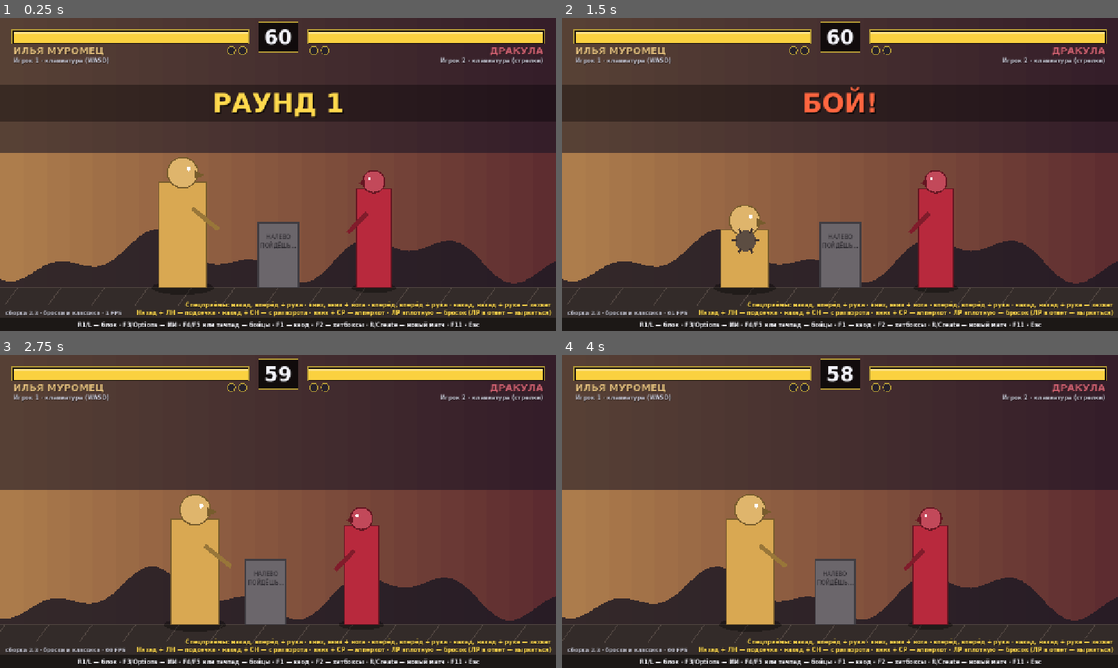
Above: before the commit, frames 1-4 (two rows, left to right).
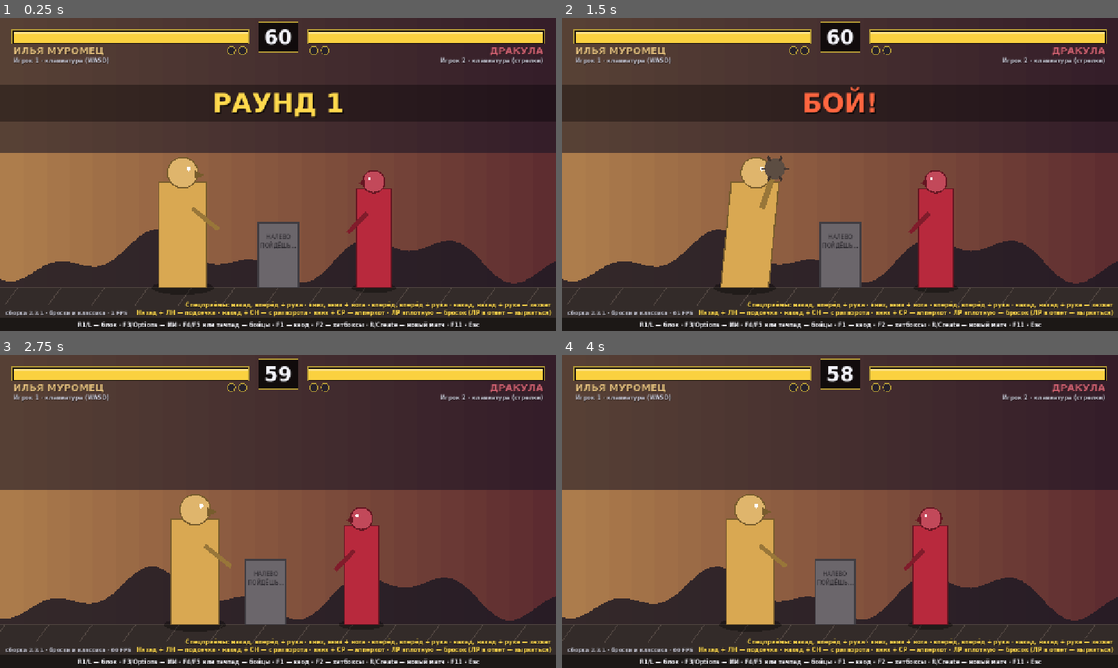
Above: after the commit, the same moments.

Repository: wrcabeludo-rgb/games
Game: Godot game, scene res://scenes/main.tscn
Two runs of this game, one before a commit and one after it. Both use one fixed random seed, a clock stepped at 60 frames per second and the inputs below.
Inputs (mouse positions are in pixels of both pictures, inside the frame that each line leads up to):
- Up to frame 1 (0.25 s): no input
- Up to frame 2 (1.5 s): tap Enter at 0.5 s; move the mouse to (962, 158) at 0.52 s; hold D 0.53-1.28 s; tap U at 0.6 s; click (962, 158) at 0.67 s; tap Space at 1.25 s; move the mouse to (728, 190) at 1.27 s; hold S from 1.28 s (still down); tap I at 1.35 s
- Up to frame 3 (2.75 s): move the mouse to (333, 442) at 2.02 s; release S at 2.03 s; hold D from 2.03 s (still down); tap J at 2.1 s
- Up to frame 4 (4 s): move the mouse to (812, 574) at 2.77 s; release D at 2.78 s; hold W 2.78-3.53 s; tap K at 2.85 s; click (812, 574) at 2.92 s; move the mouse to (1006, 558) at 3.52 s; hold A from 3.53 s (still down); tap L at 3.6 s

The runs differ from the first frame. In frame 1, 0.1% of the frame differs, in the area x 6-23%, y 93-96%; in frame 2, 2.4%, in the area x 6-41%, y 44-96%; in frame 3, 0.1%; in frame 4, 0.1%.

Commit message:
Битва легенд 2.3.1: контроллер и апперкот
- геймпад: убран обмен бойцов по L3 (случайные нажатия), при ИИ любой геймпад управляет P1
- апперкот: бьёт снизу вверх, дальше, боец распрямляется; тесты для Дракулы

Co-Authored-By: Claude Opus 5.5 <noreply@anthropic.com>
Claude-Session: https://claude.ai/code/session_01XXCj5USGvqBwGBQWYjNQyR

Diff:
--- a/bitva-legend/game/project.godot
+++ b/bitva-legend/game/project.godot
@@ -5,7 +5,7 @@
 [application]
 
 config/name="Битва легенд"
-config/version="2.3"
+config/version="2.3.1"
 config/description="броски и классика"
 run/main_scene="res://scenes/main.tscn"
 config/features=PackedStringArray("4.4", "GL Compatibility")
--- a/bitva-legend/game/scripts/core/demo_input.gd
+++ b/bitva-legend/game/scripts/core/demo_input.gd
@@ -19,6 +19,8 @@
 	"sweep": [[0, 0, 80], [R, 0, 85], [L | InputBits.LK, 0, 1], [0, 0, 600]],
 	# Илья подходит вплотную и бросает Дракулу, который держит блок.
 	"throw": [[0, 0, 80], [R, InputBits.BLOCK, 140], [InputBits.LP, InputBits.BLOCK, 1], [0, InputBits.BLOCK, 600]],
+	# Илья подходит, Дракула бьёт апперкотом (вниз + СР).
+	"uppercut": [[0, 0, 80], [R, 0, 100], [0, D | InputBits.HP, 1], [0, 0, 600]],
 	"counter": [[0, 0, 80], [R, 0, 60], [0, 0, 4], [R, L, 2], [0, 0, 2], [R | InputBits.LP, L | InputBits.LP, 1], [0, 0, 600]],
 }
 const LENGTH := 112
--- a/bitva-legend/game/scripts/core/fighter.gd
+++ b/bitva-legend/game/scripts/core/fighter.gd
@@ -184,6 +184,8 @@
 
 
 func is_crouching() -> bool:
+	if state == State.ATTACK and move >= 4 and move <= 7 and move_phase() >= 1 and move_data().get("uppercut", 0):
+		return false  # апперкот: распрямился
 	return state == State.CROUCH or (state == State.ATTACK and move >= 4 and move <= 7) \
 		or ((state == State.HITSTUN or state == State.BLOCK or state == State.BLOCKSTUN) and low_pose == 1)
 
--- a/bitva-legend/game/scripts/core/fighter_data.gd
+++ b/bitva-legend/game/scripts/core/fighter_data.gd
@@ -30,6 +30,7 @@
 ## Классика (у всех бойцов):
 ##   st_sweep — назад + ЛН (подсечка), st_round — назад + СН (с разворота),
 ##   cr_hp — вниз + СР (апперкот), throw — ЛР вплотную (бросок, проходит сквозь блок).
+##   uppercut — апперкот: в активной фазе боец распрямляется, рука идёт снизу вверх
 ##   knockdown — сбивает с ног; launch — подброс [вперёд, вверх], субпиксели за тик; kick — рисовать ногой
 ##   grab — захват: range — дальность захвата (px между телами), hold — сколько тиков держит,
 ##     damage, launch — урон и полёт после броска, tech — можно вырваться (ЛР в первые 8 тиков),
@@ -65,7 +66,8 @@
 			"st_hk": {"startup": 10, "active": 4, "recovery": 18, "damage": 90, "hitstun": 20, "hitstop": 11, "push": 1000, "box": [45, 140, 130, 45]},
 			"cr_lp": {"startup": 5, "active": 3, "recovery": 9, "damage": 35, "hitstun": 14, "hitstop": 7, "push": 650, "box": [45, 110, 85, 35]},
 			"cr_lk": {"startup": 6, "active": 3, "recovery": 10, "damage": 35, "hitstun": 14, "hitstop": 7, "push": 650, "box": [40, 0, 110, 30], "level": "low"},
-			"cr_hp": {"startup": 10, "active": 5, "recovery": 22, "damage": 100, "hitstun": 22, "hitstop": 12, "push": 900, "box": [25, 150, 95, 170], "knockdown": 1, "launch": [250, 1700]},
+			# Апперкот (вниз + СР): удар снизу вверх, распрямляется из приседа, подбрасывает.
+			"cr_hp": {"startup": 8, "active": 5, "recovery": 24, "damage": 100, "hitstun": 22, "hitstop": 13, "push": 900, "box": [20, 40, 110, 260], "knockdown": 1, "launch": [250, 1700], "uppercut": 1},
 			"cr_hk": {"startup": 11, "active": 4, "recovery": 24, "damage": 80, "hitstun": 20, "hitstop": 11, "push": 1000, "box": [40, 0, 165, 30], "level": "low"},
 			"j_lp": {"startup": 5, "active": 6, "damage": 40, "hitstun": 15, "hitstop": 8, "push": 600, "box": [30, 70, 85, 50], "level": "overhead"},
 			"j_lk": {"startup": 6, "active": 8, "damage": 45, "hitstun": 16, "hitstop": 8, "push": 600, "box": [30, 10, 95, 50], "level": "overhead"},
@@ -115,7 +117,8 @@
 			"st_hk": {"startup": 9, "active": 3, "recovery": 16, "damage": 80, "hitstun": 20, "hitstop": 11, "push": 1000, "box": [32, 115, 135, 45]},
 			"cr_lp": {"startup": 4, "active": 2, "recovery": 7, "damage": 25, "hitstun": 13, "hitstop": 6, "push": 600, "box": [35, 100, 72, 30]},
 			"cr_lk": {"startup": 5, "active": 2, "recovery": 9, "damage": 30, "hitstun": 13, "hitstop": 6, "push": 600, "box": [30, 0, 105, 28], "level": "low"},
-			"cr_hp": {"startup": 7, "active": 4, "recovery": 18, "damage": 75, "hitstun": 20, "hitstop": 11, "push": 850, "box": [22, 140, 85, 155], "knockdown": 1, "launch": [200, 1600]},
+			# Апперкот (вниз + СР): удар снизу вверх, распрямляется из приседа, подбрасывает.
+			"cr_hp": {"startup": 7, "active": 4, "recovery": 20, "damage": 85, "hitstun": 20, "hitstop": 12, "push": 850, "box": [18, 30, 100, 250], "knockdown": 1, "launch": [200, 1600], "uppercut": 1},
 			"cr_hk": {"startup": 9, "active": 3, "recovery": 20, "damage": 70, "hitstun": 19, "hitstop": 10, "push": 1000, "box": [35, 0, 145, 28], "level": "low"},
 			"j_lp": {"startup": 4, "active": 5, "damage": 30, "hitstun": 14, "hitstop": 7, "push": 550, "box": [25, 60, 72, 45], "level": "overhead"},
 			"j_lk": {"startup": 5, "active": 7, "damage": 35, "hitstun": 15, "hitstop": 7, "push": 550, "box": [25, 10, 85, 45], "level": "overhead"},
--- a/bitva-legend/game/scripts/core/input_reader.gd
+++ b/bitva-legend/game/scripts/core/input_reader.gd
@@ -37,6 +37,10 @@
 	[InputBits.RIGHT, JOY_BUTTON_DPAD_RIGHT],
 ]
 
+## Одиночная игра (против ИИ): первым игроком управляет любой подключённый геймпад —
+## на случай, если Windows видит лишний «виртуальный» геймпад и настоящий оказался вторым.
+var single_player := false
+
 const STICK_DEADZONE := 0.5
 const TRIGGER_THRESHOLD := 0.5
 
@@ -53,6 +57,11 @@
 	for pair in KEYS[player]:
 		if Input.is_physical_key_pressed(pair[1]):
 			bits |= pair[0]
+	if single_player:
+		if player == 0:
+			for pad in Input.get_connected_joypads():
+				bits |= _read_pad(pad)
+		return bits
 	var pad := pad_for(player)
 	if pad >= 0:
 		bits |= _read_pad(pad)
@@ -60,8 +69,11 @@
 
 
 func device_label(player: int) -> String:
+	var keys := "WASD" if player == 0 else "стрелки"
+	if single_player and player == 0:
+		var n := Input.get_connected_joypads().size()
+		return "любой геймпад (%d) + клавиатура (%s)" % [n, keys] if n > 0 else "клавиатура (%s)" % keys
 	var pad := pad_for(player)
-	var keys := "WASD" if player == 0 else "стрелки"
 	if pad < 0:
 		return "клавиатура (%s)" % keys
 	return "%s + клавиатура (%s)" % [Input.get_joy_name(pad), keys]
--- a/bitva-legend/game/scripts/main.gd
+++ b/bitva-legend/game/scripts/main.gd
@@ -2,7 +2,7 @@
 ## Главный цикл: каждый тик (60 в секунду) читает ввод, продвигает симуляцию
 ## и просит отрисовку обновиться. Логика боя живёт только в Sim.
 
-## Персонажи игроков: F4 и F5 перебирают, тачпад или L3 на геймпаде игрока 1 меняет местами.
+## Персонажи игроков: F4 и F5 перебирают, тачпад на геймпаде меняет местами.
 var chars := PackedStringArray(["ilya", "dracula"])
 var sim := Sim.new(true, chars)
 var reader := InputReader.new()
@@ -36,6 +36,7 @@
 
 
 func _physics_process(_delta: float) -> void:
+	reader.single_player = ai.level != AiController.Level.OFF
 	var frame := PackedInt32Array([reader.read(0), reader.read(1)])
 	if _screenshot_path != "":
 		frame = DemoInput.frame(sim.tick)
@@ -59,11 +60,10 @@
 	if pad != null and pad.pressed and pad.button_index == JOY_BUTTON_BACK:
 		_reset()
 		return
-	if pad != null and pad.pressed and pad.button_index == JOY_BUTTON_START and pad.device == reader.pad_for(0):
+	if pad != null and pad.pressed and pad.button_index == JOY_BUTTON_START:
 		ai.next_level()
 		return
-	if pad != null and pad.pressed and pad.device == reader.pad_for(0) \
-			and (pad.button_index == JOY_BUTTON_TOUCHPAD or pad.button_index == JOY_BUTTON_LEFT_STICK):
+	if pad != null and pad.pressed and pad.button_index == JOY_BUTTON_TOUCHPAD:
 		chars = PackedStringArray([chars[1], chars[0]])
 		_reset()
 		return
--- a/bitva-legend/game/scripts/ui/arena_view.gd
+++ b/bitva-legend/game/scripts/ui/arena_view.gd
@@ -273,6 +273,13 @@
 	var is_kick: bool = button == 1 or button == 3 or m.get("kick", 0) == 1
 	var origin := hip if is_kick else shoulder
 	var tip := to_screen(float(f.x) / Sim.SUB + dir * (b[0] + b[2] * 0.85), float(f.y) / Sim.SUB + b[1] + b[3] / 2.0)
+	if m.get("uppercut", 0):
+		# Апперкот: кулак у земли перед собой → вверх над головой.
+		var low := to_screen(float(f.x) / Sim.SUB + dir * (b[0] + b[2] * 0.6), float(f.y) / Sim.SUB + 40)
+		var high := to_screen(float(f.x) / Sim.SUB + dir * (b[0] + b[2] * 0.45), float(f.y) / Sim.SUB + b[1] + b[3] * 0.9)
+		tip = high
+		if f.move_phase() == 0:
+			tip = low
 	var end := tip
 	match f.move_phase():
 		0:
--- a/bitva-legend/game/tests/test_throws.gd
+++ b/bitva-legend/game/tests/test_throws.gd
@@ -20,6 +20,8 @@
 	ok = _check("сбитый с ног неуязвим и встаёт", _test_knockdown_invul()) and ok
 	ok = _check("назад + СН — удар с разворота: урон 120, сбивает", _test_roundhouse()) and ok
 	ok = _check("вниз + СР — апперкот подбрасывает", _test_uppercut()) and ok
+	ok = _check("апперкот Дракулы попадает по стоящему Илье на обычной дистанции", _test_drac_uppercut()) and ok
+	ok = _check("апперкот Дракулы сбивает прыгнувшего Илью", _test_drac_uppercut_antiair()) and ok
 	ok = _check("ЛР вплотную — бросок сквозь блок: урон 120", _test_throw_through_block()) and ok
 	ok = _check("ЛР не вплотную — обычный удар", _test_throw_range()) and ok
 	ok = _check("ЛР в ответ — вырвался из броска", _test_tech()) and ok
@@ -174,3 +176,28 @@
 	_run(sim, 0, 0, 2)
 	_run(sim, R | LP, 0)  # у Дракулы «вперёд, вперёд + рука» — гипнотический взгляд
 	return sim.fighters[0].id == "dracula" and _move_name(sim.fighters[0]) == "sp_ff_l"
+
+
+func _test_drac_uppercut() -> bool:
+	var sim := _sim_at(900, 1060)
+	_run(sim, 0, D | HP)
+	var name := _move_name(sim.fighters[1])
+	var max_y := 0
+	for i in 60:
+		_run(sim, 0, 0)
+		max_y = maxi(max_y, sim.fighters[0].y)
+	return name == "cr_hp" and sim.fighters[0].hp == 1000 - 85 and max_y > 100 * SUB
+
+
+## Илья прыгает вперёд на Дракулу; ищем момент, когда апперкот его сбивает (как игрок, ловящий прыжок).
+func _test_drac_uppercut_antiair() -> bool:
+	for press in range(5, 45):
+		var sim := _sim_at(820, 1080)
+		_run(sim, R | InputBits.UP, 0)
+		var flew := false
+		for i in 70:
+			_run(sim, R, D | HP if i == press else 0)
+			flew = flew or sim.fighters[0].state == S.AIR_HIT
+		if flew and sim.fighters[0].hp == 1000 - 85 and sim.fighters[1].hp == 1000:
+			return true
+	return false
Not shown, changed: README.md
